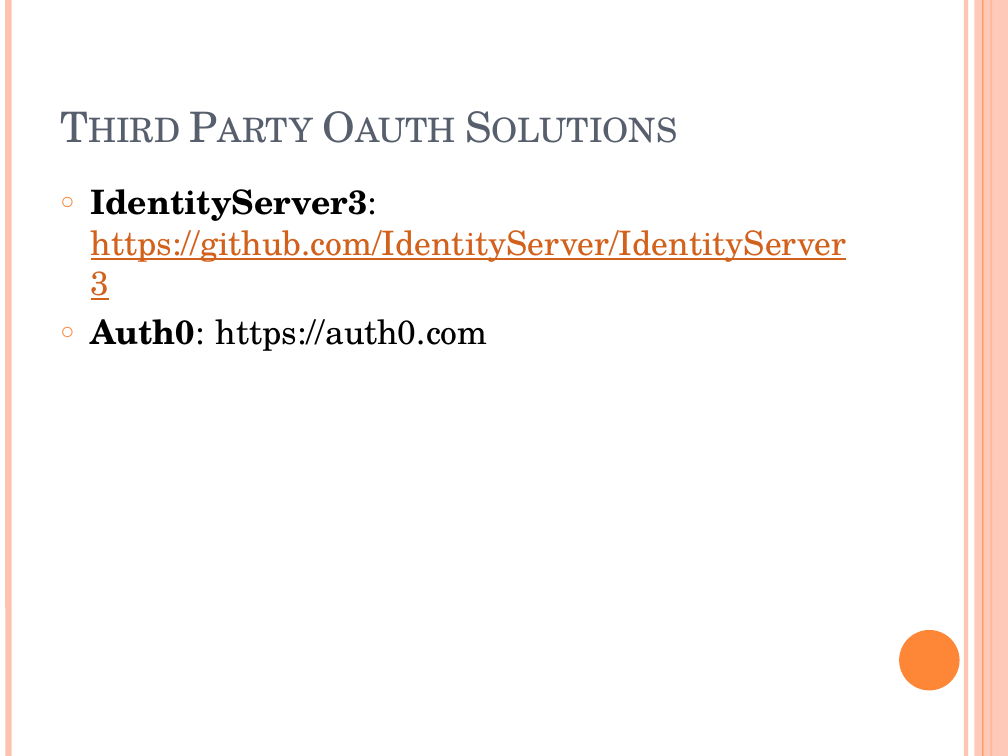
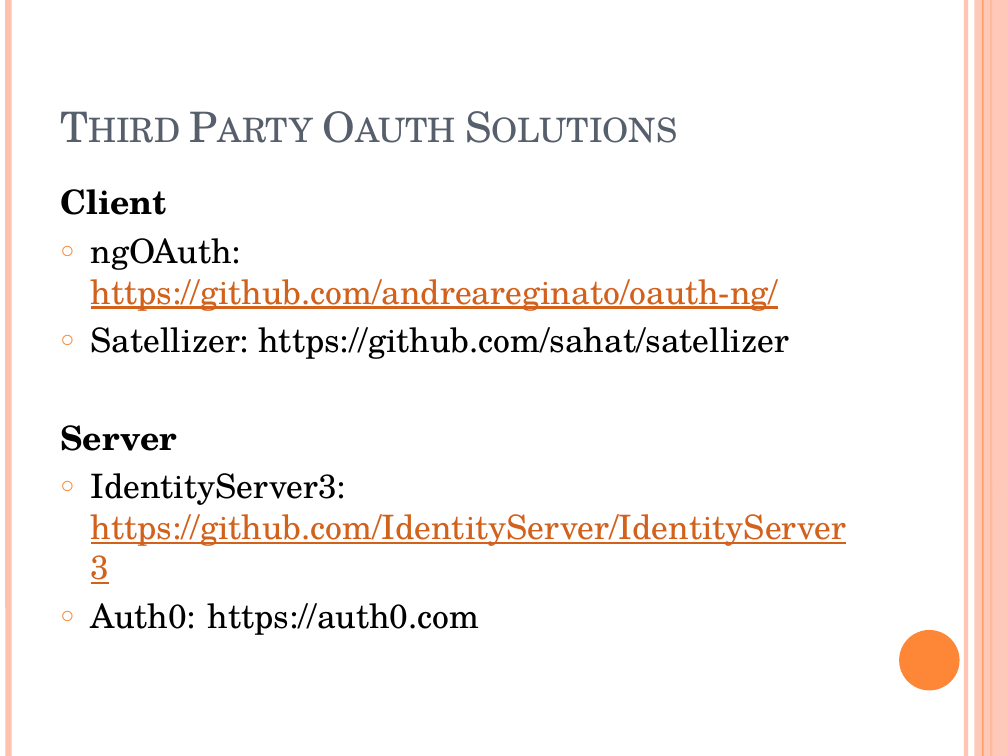
Before and after one commit to szahn/AngularWebApiOAuthDemo, a slide deck: slide 16 of AngularOAuthCodeCamp2015.pptx. Drawn at 1008x756 pixels with LibreOffice and Linux fonts; fonts in the diff are those of the drawing. Boxes give left, top, right and bottom in pixels: in the first picture for what was removed or moved away, otherwise in the second. Text is boxed around its words. In the diff, an @@ line names an element or a change of style, - is before the commit and + after.

```diff
--- a/AngularOAuthCodeCamp2015.pptx
+++ b/AngularOAuthCodeCamp2015.pptx
@@ text at (60, 189, 789, 451): paragraphs added @@
+Client
+○ ngOAuth: https://github.com/andreareginato/oauth-ng/
+○ Satellizer: https://github.com/sahat/satellizer
+Server
@@ text at (91, 473, 847, 635): bold off in "IdentityServer3:", "Auth0:" @@
```
Also in this commit, not shown: 3 other slides changed, 1 slide added, 1 other file.
